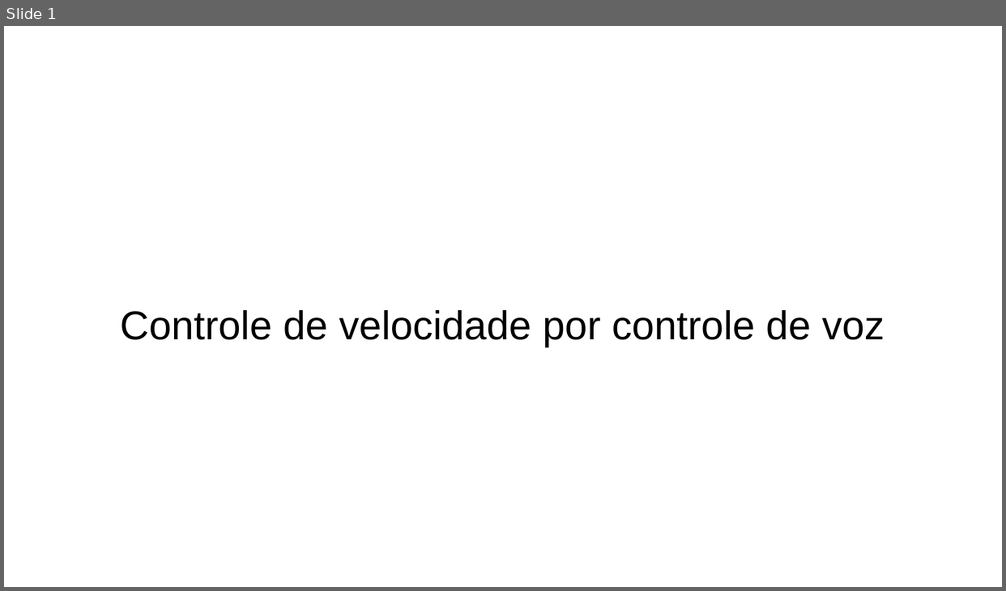
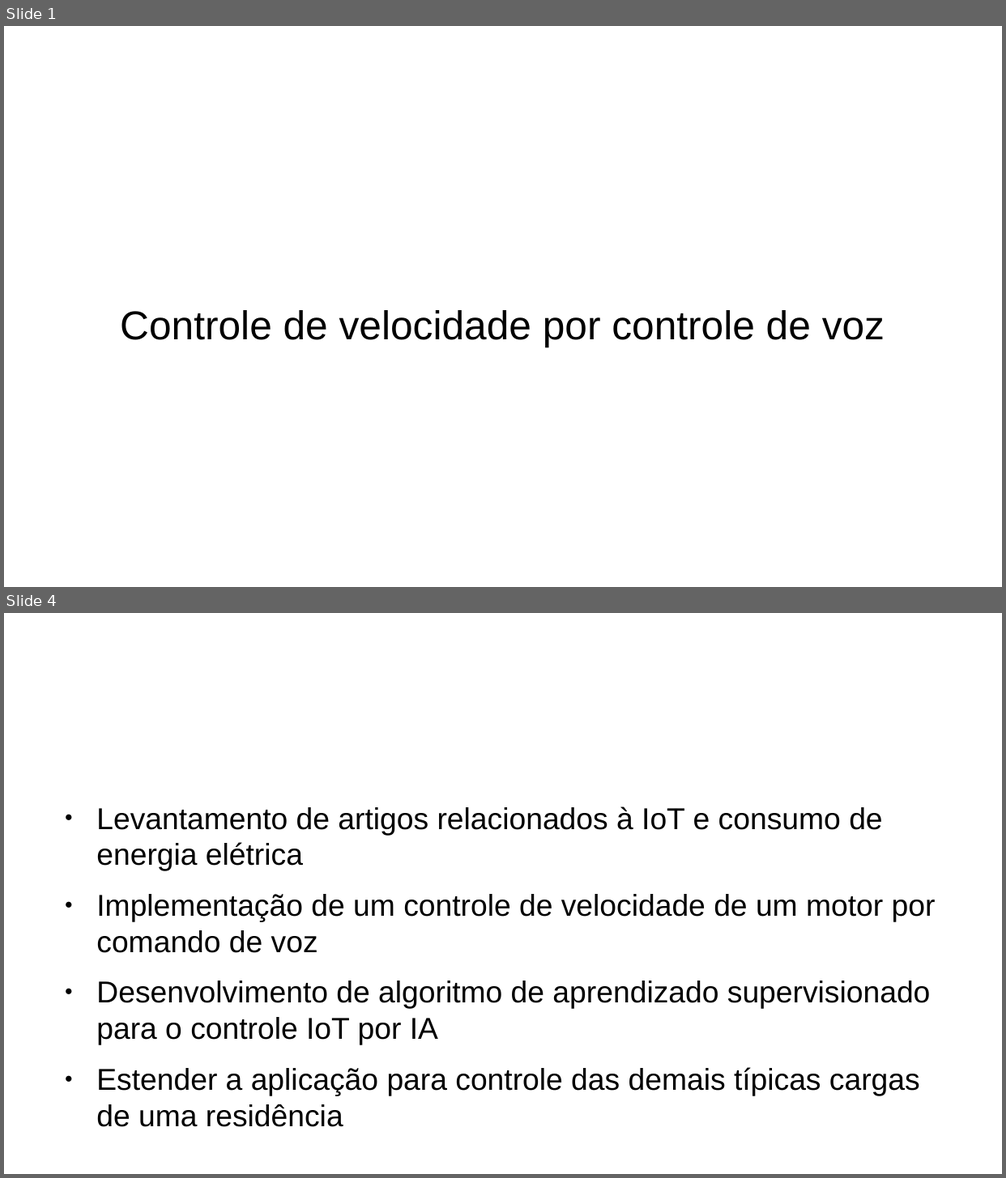
Before and after one commit to limasq/voice_kit, a slide deck: ControlePorVoz.odp. Shown one above the other, each under a label of ours: slide 1 before the commit, slides 1 and 4 after it; the slides between them are not shown. The pictures are 1006x591 and 1006x1178 pixels, drawn with LibreOffice and Linux fonts; fonts in the diff are those of the drawing; background and template pictures are left out. Boxes give left, top, right and bottom in pixels: in the first picture for what was removed or moved away, otherwise in the second. Text is boxed around its words. In the diff, an @@ line names an element or a change of style, - is before the commit and + after.

```diff
--- a/ControlePorVoz.odp
+++ b/ControlePorVoz.odp
@@ slide 4 added at [4, 613, 1002, 1174], background #FFFFFF @@
@@ title added at [53, 635, 749, 727], 35.7 pt, text #FFFFFF @@
+Desenvolvimento
@@ text added at [96, 807, 936, 1127], 24.1 pt, text #000000 @@
+● Levantamento de artigos relacionados à IoT e consumo de energia elétrica
+● Implementação de um controle de velocidade de um motor por comando de voz
+● Desenvolvimento de algoritmo de aprendizado supervisionado para o controle IoT por IA
+● Estender a aplicação para controle das demais típicas cargas de uma residência
```
Also in this commit, not shown: 5 other slides added, 5 slides removed.
